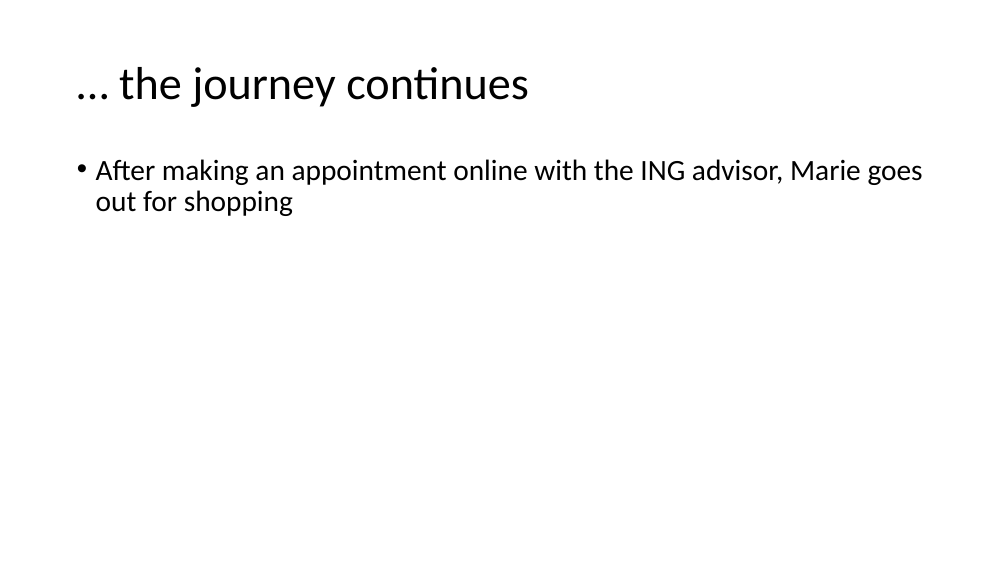
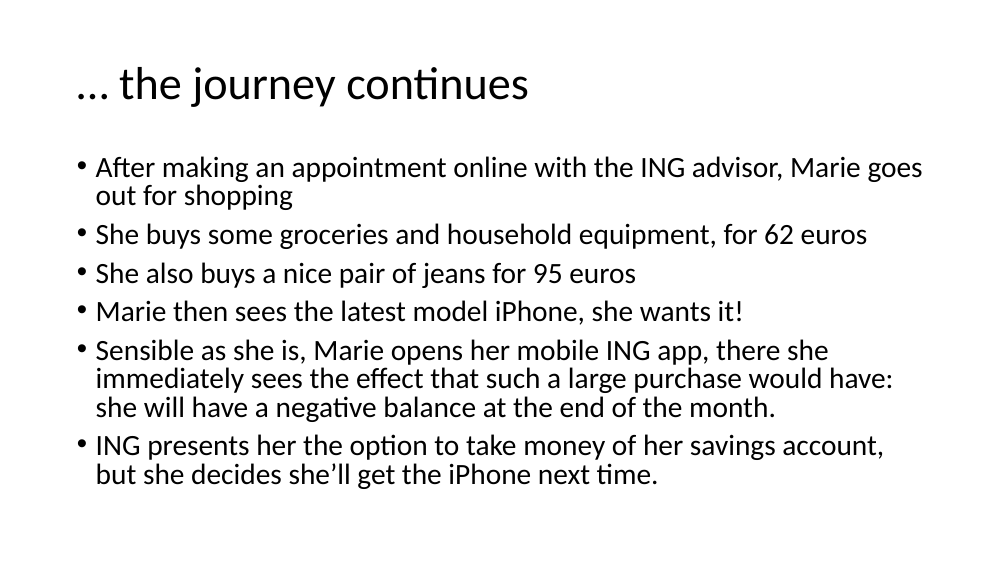
Before and after one commit to geerdink/fast-data, a slide deck: slide 3 of presentation/SparkING.pptx. Drawn at 1008x567 pixels with LibreOffice and Linux fonts; fonts in the diff are those of the drawing. Boxes give left, top, right and bottom in pixels: in the first picture for what was removed or moved away, otherwise in the second. Text is boxed around its words. In the diff, an @@ line names an element or a change of style, - is before the commit and + after.

```diff
--- a/presentation/SparkING.pptx
+++ b/presentation/SparkING.pptx
@@ text at [96, 156, 923, 210]: line spacing 0.9 to 0.8 @@
@@ text at [96, 223, 893, 489]: paragraphs added @@
+• She buys some groceries and household equipment, for 62 euros
+• She also buys a nice pair of jeans for 95 euros
+• Marie then sees the latest model iPhone, she wants it!
+• Sensible as she is, Marie opens her mobile ING app, there she immediately sees the effect that such a large purchase would have: she will have a negative balance at the end of the month.
+• ING presents her the option to take money of her savings account, but she decides she’ll get the iPhone next time.
```
Also in this commit, not shown: 3 other slides changed, 3 slides added, 1 slide removed.
